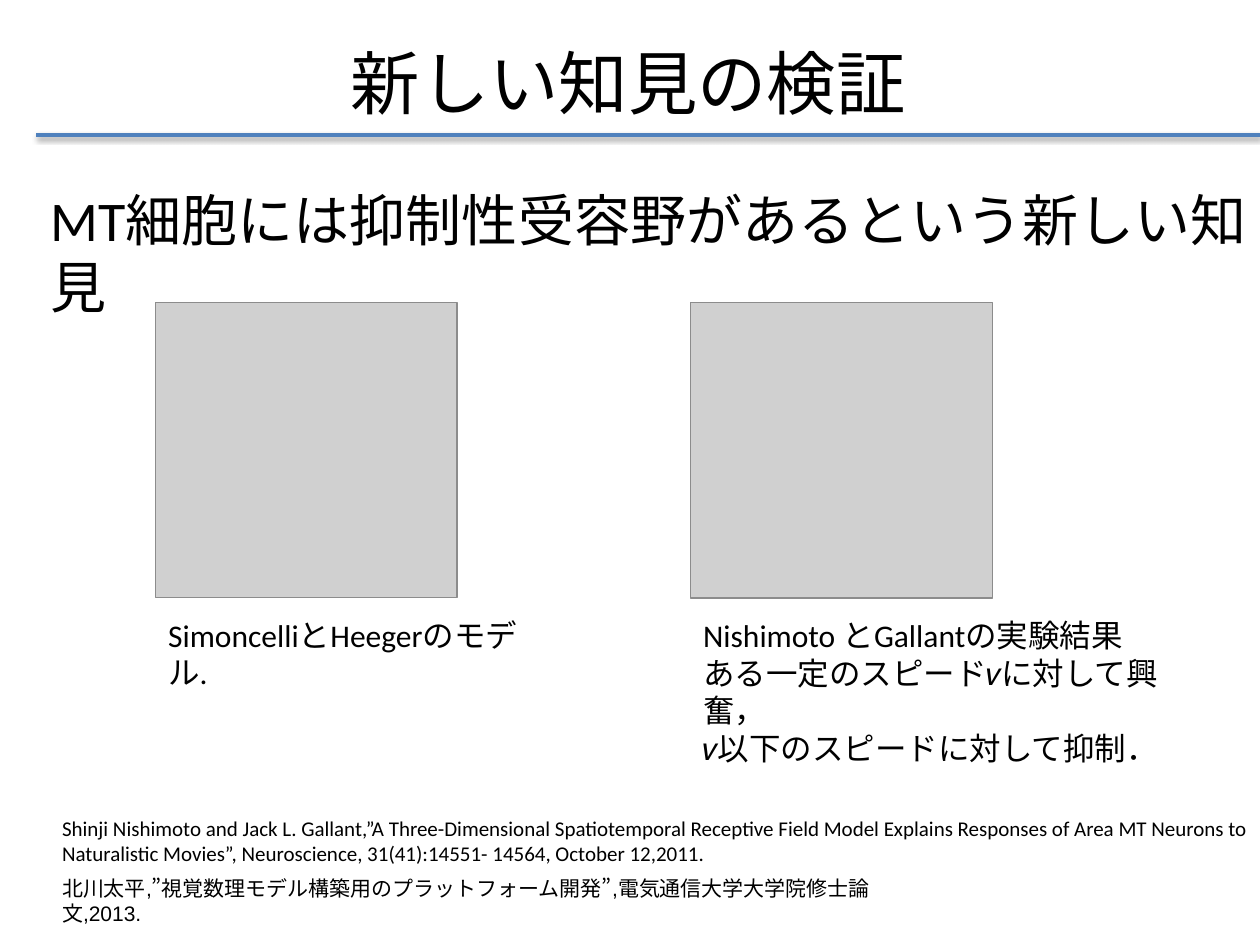
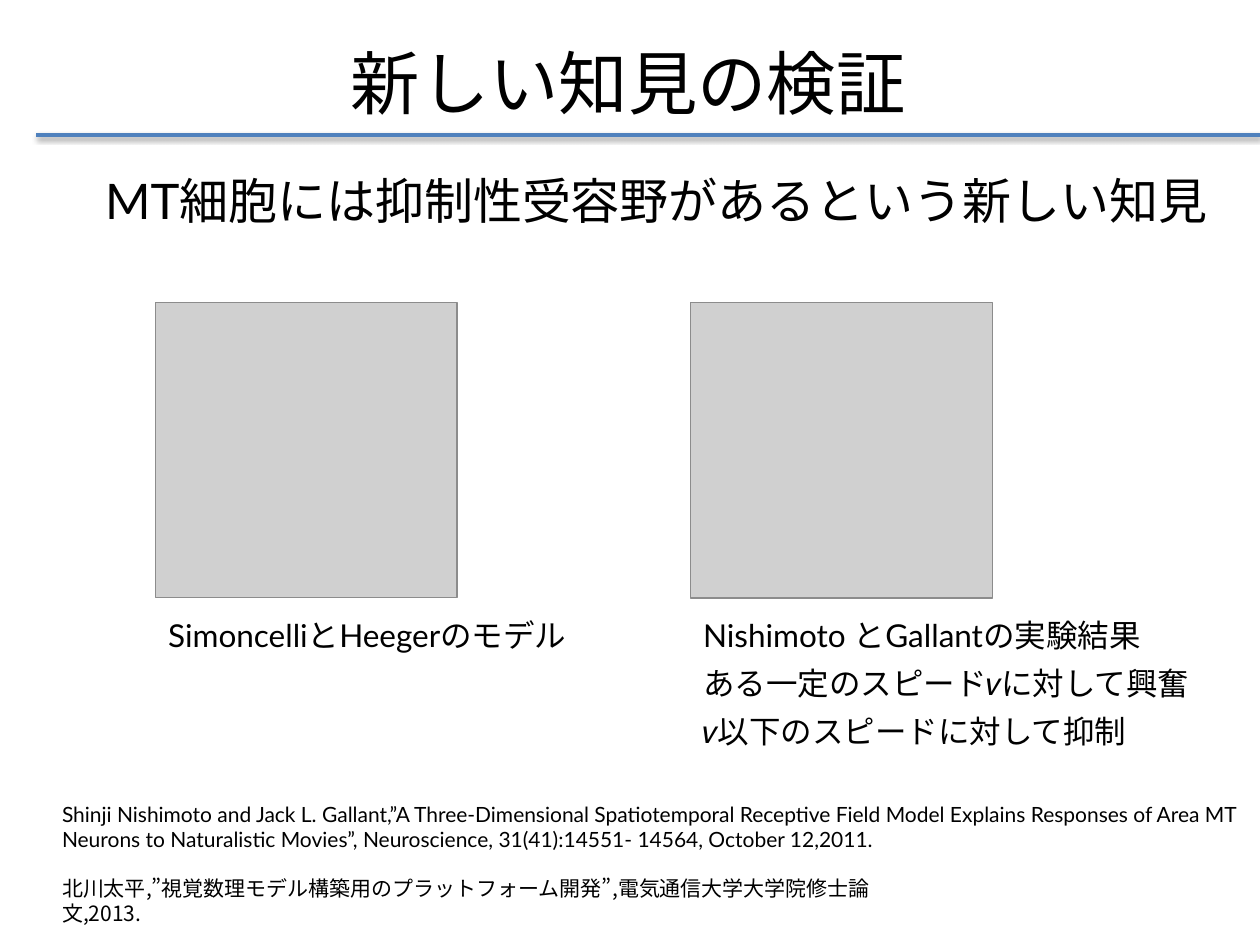
Before and after one commit to f-akazawa/akaz_uecdevelop, a slide deck: slide 7 of doc/中間発表資料.pptx. Drawn at 1260x945 pixels with LibreOffice and Linux fonts; fonts in the diff are those of the drawing; grey boxes stand for pictures. Boxes give left, top, right and bottom in pixels: in the first picture for what was removed or moved away, otherwise in the second. Text is boxed around its words. In the diff, an @@ line names an element or a change of style, - is before the commit and + after.

```diff
--- a/doc/中間発表資料.pptx
+++ b/doc/中間発表資料.pptx
@@ text "MT細胞には抑制性受容野があるという新しい知見": place and size @@
-text "MT細胞には抑制性受容野があるという新しい知見" at (38, 179, 1260, 260)
+text "MT細胞には抑制性受容野があるという新しい知見" at (105, 177, 1207, 223)
@@ text "MT細胞には抑制性受容野があるという新しい知見" at (105, 177, 1207, 223): size 32 to 28 pt, font Calibri to Lato @@
@@ text at (168, 620, 566, 653): text changed; font Calibri to Lato @@
-SimoncelliとHeegerのモデル.
+SimoncelliとHeegerのモデル
@@ text at (703, 620, 1141, 650): font Calibri to Lato in "Nishimoto とGallantの実験結果"; more space between paragraphs @@
@@ text at (703, 668, 987, 698): text changed; font Calibri to Lato @@
-ある一定のスピード𝑣に対して興奮，
-𝑣以下のスピードに対して抑制．
+ある一定のスピード𝑣に対して興奮
+𝑣以下のスピードに対して抑制
@@ text "Shinji Nishimoto and Jack L. ...": place and size @@
-text "Shinji Nishimoto and Jack L. ..." at (62, 821, 1246, 864)
+text "Shinji Nishimoto and Jack L. ..." at (62, 806, 1237, 850)
@@ text "Shinji Nishimoto and Jack L. ..." at (62, 806, 1237, 850): font Calibri to Lato @@
@@ text "北川太平,”視覚数理モデル構築用のプラットフォーム開発”,電気通信大学大学院修士論文,2013." at (62, 877, 870, 900): font Arial to Noto Sans CJK JP @@
```
Also in this commit, not shown: 18 other slides changed, 1 slide added, 6 slides removed.
